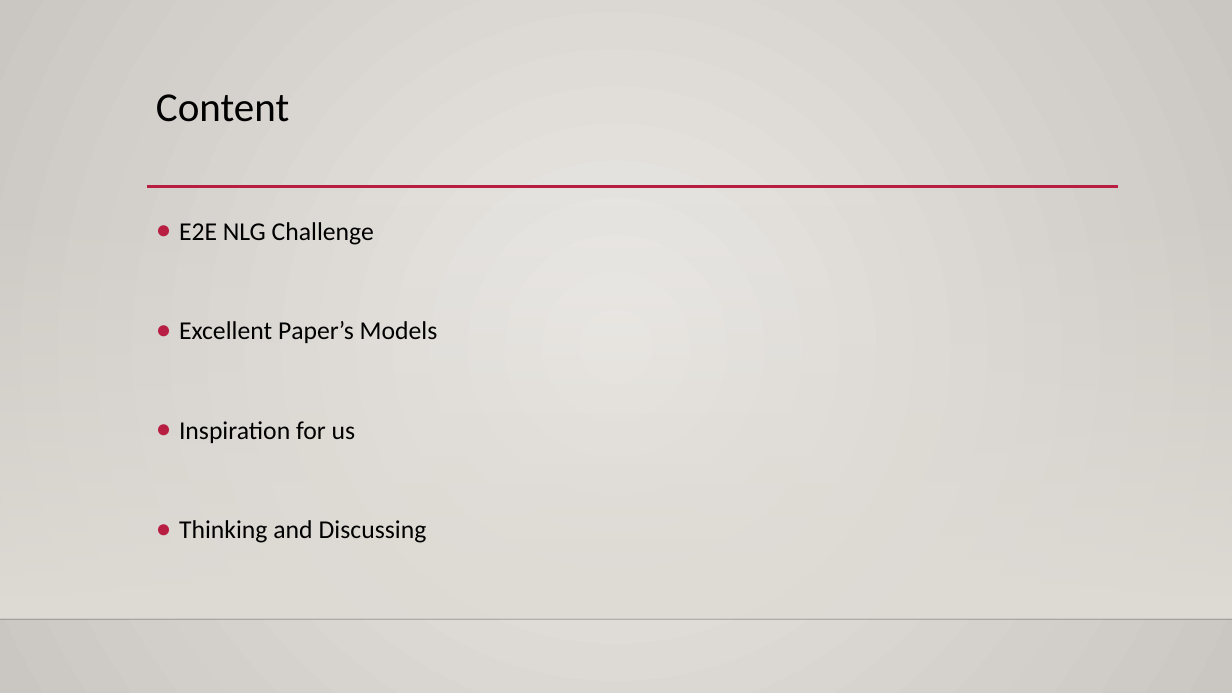
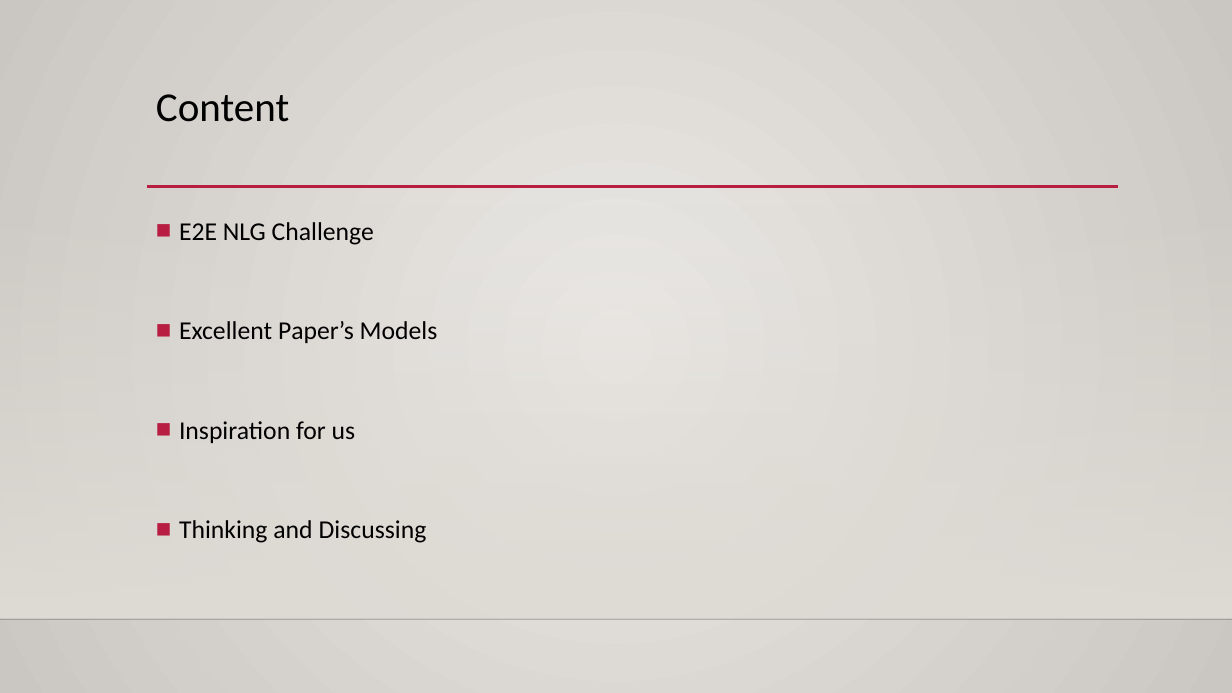
Before and after one commit to huangxiancun/data2text_generation, a slide deck: slide 2 of data_to_text_generation/data_to_text_generation_research_by_huang.pptx. Drawn at 1232x693 pixels with LibreOffice and Linux fonts; fonts in the diff are those of the drawing; background and template pictures are left out. Boxes give left, top, right and bottom in pixels: in the first picture for what was removed or moved away, otherwise in the second. Text is boxed around its words. In the diff, an @@ line names an element or a change of style, - is before the commit and + after.

```diff
--- a/data_to_text_generation/data_to_text_generation_research_by_huang.pptx
+++ b/data_to_text_generation/data_to_text_generation_research_by_huang.pptx
@@ text "E2E NLG Challenge" at (x1=179, y1=222, x2=438, y2=543): bullet ● to ■ @@
```
Also in this commit, not shown: 7 other slides changed, 4 slides added, 1 slide removed.
